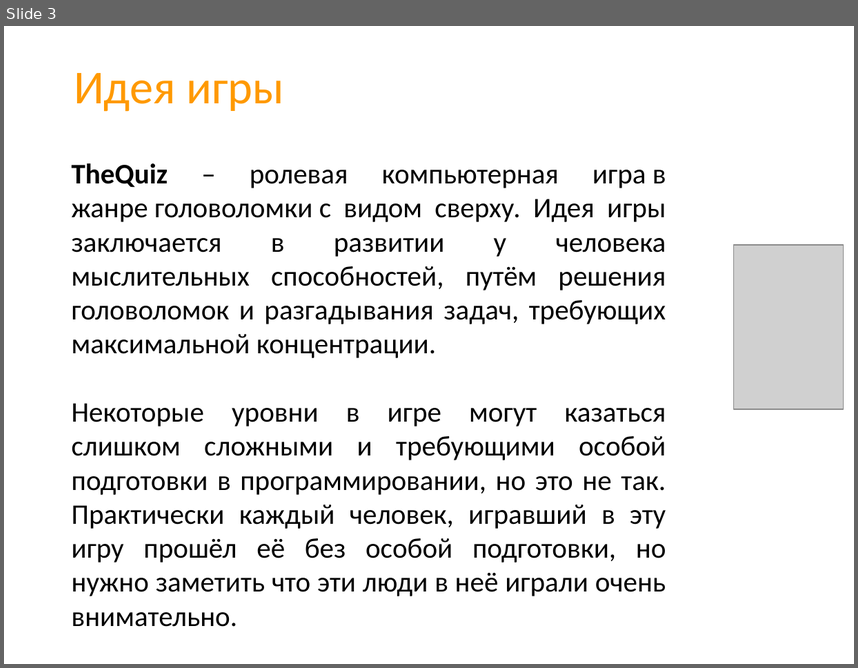
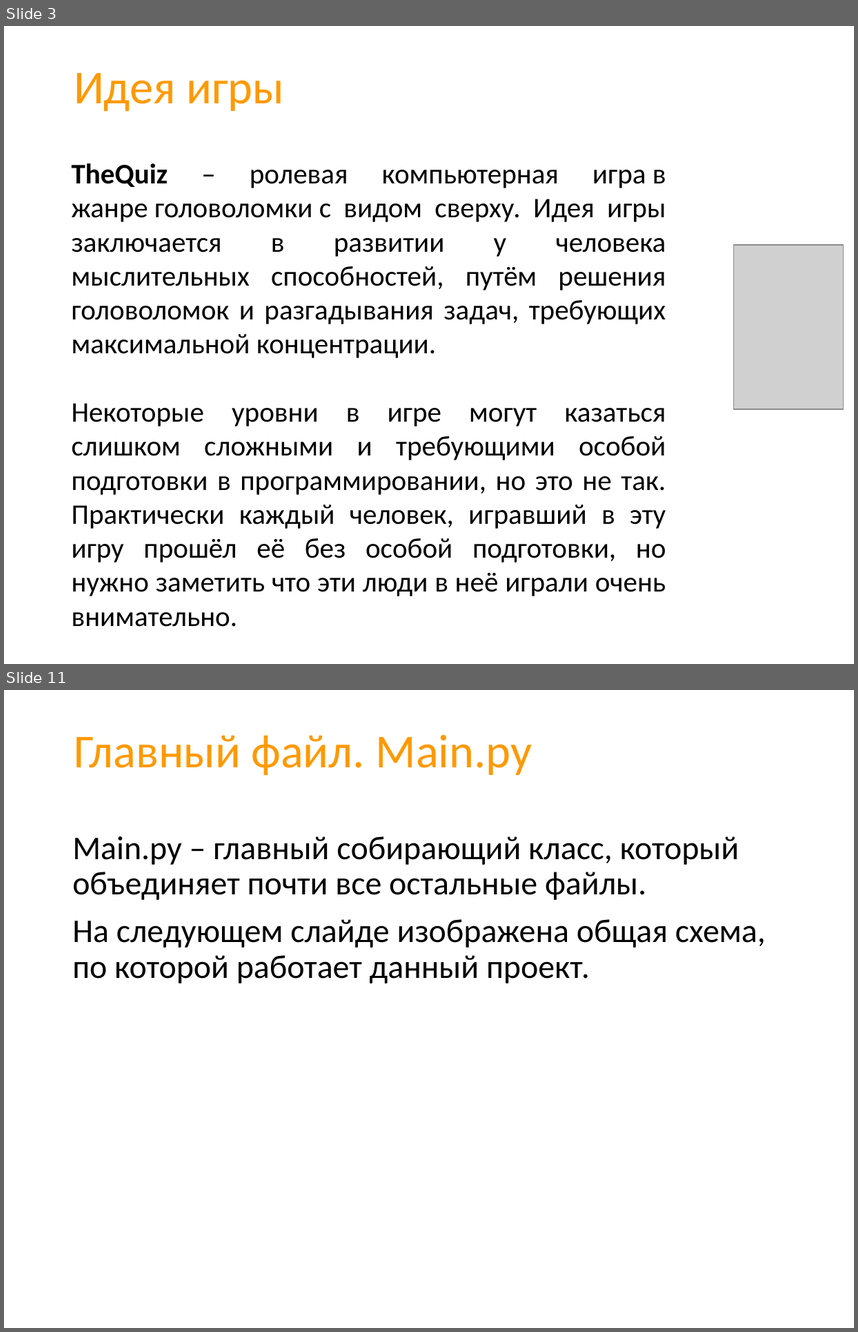
Before and after one commit to CicadaInc/thequiz, a slide deck: presentation.pptx. Shown one above the other, each under a label of ours: slide 3 before the commit, slides 3 and 11 after it; the slides between them are not shown. The pictures are 858x668 and 858x1332 pixels, drawn with LibreOffice and Linux fonts; fonts in the diff are those of the drawing; grey boxes stand for pictures; background and template pictures are left out. Boxes give left, top, right and bottom in pixels: in the first picture for what was removed or moved away, otherwise in the second. Text is boxed around its words. In the diff, an @@ line names an element or a change of style, - is before the commit and + after.

```diff
--- a/presentation.pptx
+++ b/presentation.pptx
@@ slide 11 added at [4, 690, 854, 1328], background picture (left out) @@
@@ title added at [74, 735, 532, 776], 40 pt, text #FF9900 @@
+Главный файл. Main.py
@@ text added at [72, 836, 766, 983], 28 pt, text #000000 @@
+Main.py – главный собирающий класс, который объединяет почти все остальные файлы.
+На следующем слайде изображена общая схема, по которой работает данный проект.
```
Also in this commit, not shown: 3 slides changed, 7 other slides added, 2 slides removed, 3 other files.
